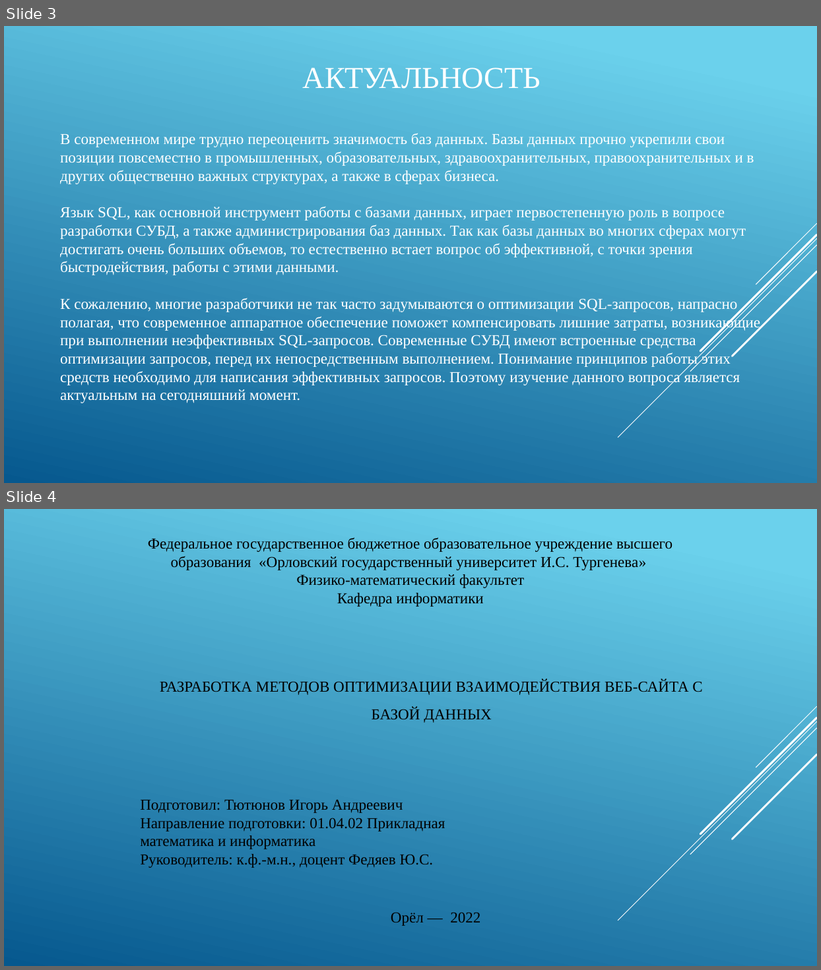
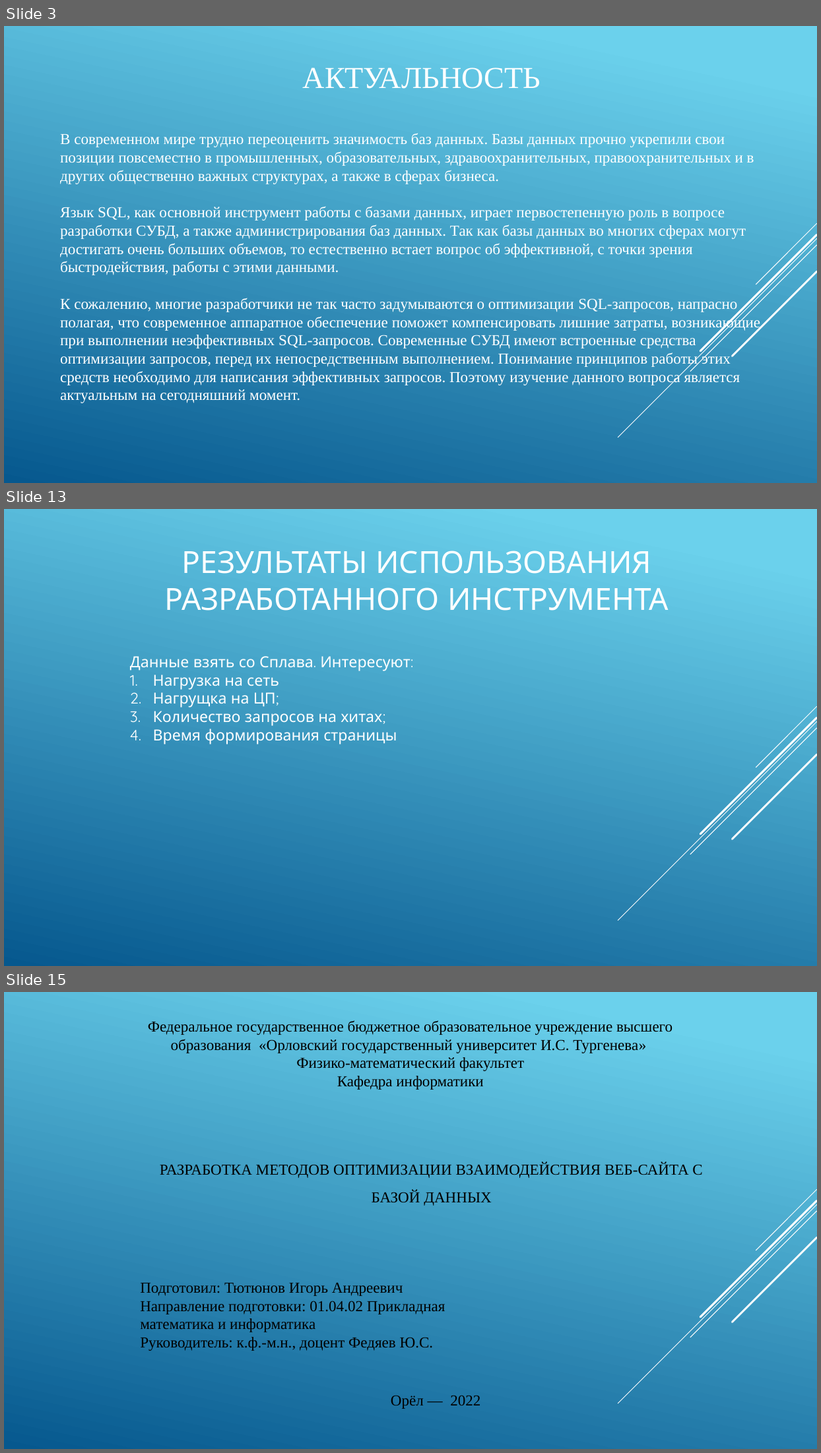
Before and after one commit to IgorTyutyunov/-, a slide deck: ВКР_5.pptx. Shown one above the other, each under a label of ours: slides 3 and 4 before the commit, slides 3, 13 and 15 after it; the slides between them are not shown. The pictures are 821x970 and 821x1453 pixels, drawn with LibreOffice and Linux fonts; fonts in the diff are those of the drawing. Boxes give left, top, right and bottom in pixels: in the first picture for what was removed or moved away, otherwise in the second. Text is boxed around its words. In the diff, an @@ line names an element or a change of style, - is before the commit and + after.

```diff
--- a/ВКР_5.pptx
+++ b/ВКР_5.pptx
@@ slide 13 added at <box>4,509,817,966</box>, background gradient #6ED2EB to #06588E; not listed: 5 template elements that a slide beside it also shows @@
@@ title added at <box>164,551,669,611</box>, 36 pt, text #FFFFFF @@
+РЕЗУЛЬТАТЫ ИСПОЛЬЗОВАНИЯ РАЗРАБОТАННОГО ИНСТРУМЕНТА
@@ text added at <box>130,656,413,745</box>, 18 pt, text #FFFFFF @@
+Данные взять со Сплава. Интересуют:
+1. Нагрузка на сеть
+2. Нагрущка на ЦП;
+3. Количество запросов на хитах;
+4. Время формирования страницы
@@ what was slide 4 is now slide 15 @@
```
Also in this commit, not shown: 10 other slides added, 1 other file.
